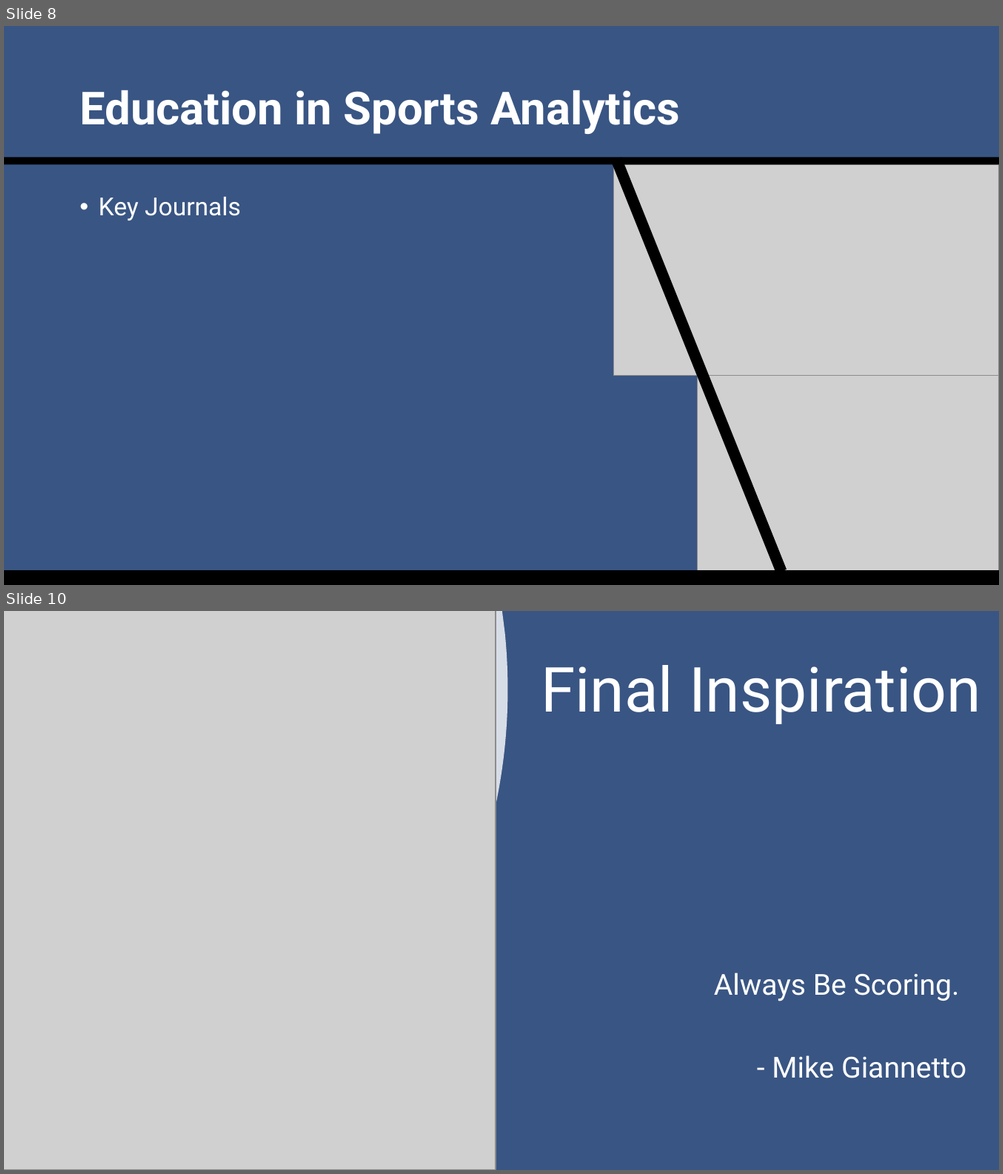
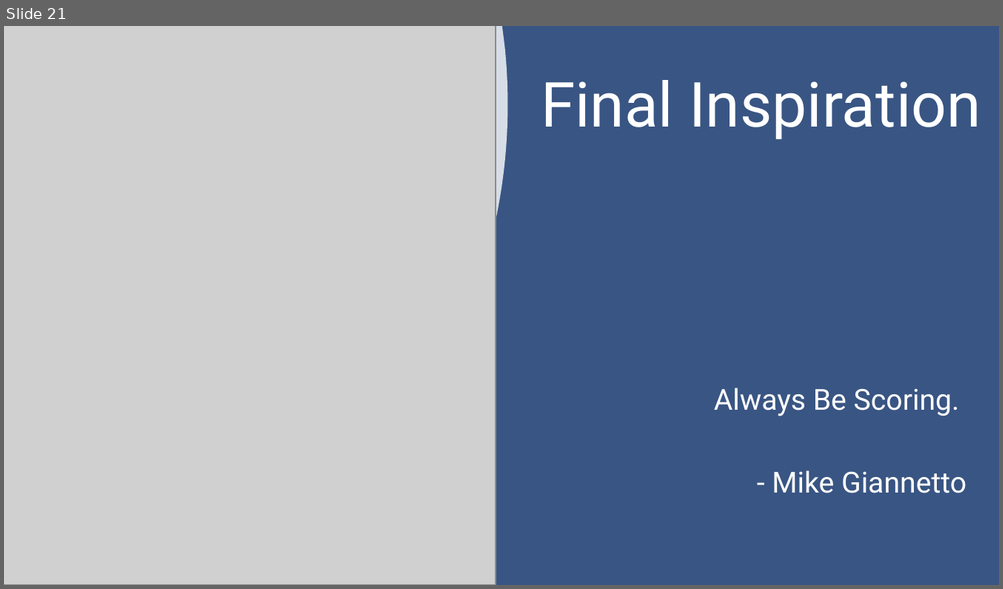
Before and after one commit to SuperMarioGiacomazzo/STOR390_WEBSITE, a slide deck: Slides/Sports Analytics 3/Sports_Analytics_3_Lecture.pptx. Shown one above the other, each under a label of ours: slides 8 and 10 before the commit, slide 21 after it; the slides between them are not shown. The pictures are 1003x1174 and 1003x589 pixels, drawn with LibreOffice and Linux fonts; fonts in the diff are those of the drawing; grey boxes stand for pictures. Boxes give left, top, right and bottom in pixels: in the first picture for what was removed or moved away, otherwise in the second. Text is boxed around its words. In the diff, an @@ line names an element or a change of style, - is before the commit and + after.

```diff
--- a/Slides/Sports Analytics 3/Sports_Analytics_3_Lecture.pptx
+++ b/Slides/Sports Analytics 3/Sports_Analytics_3_Lecture.pptx
@@ slide 8 removed at (4,26,999,585), background #395583 @@
@@ title removed at (79,90,680,134) @@
-Education in Sports Analytics
@@ rectangle removed at (4,157,999,165) @@
@@ rectangle removed at (611,157,786,574) @@
@@ picture removed at (614,165,999,376) @@
@@ text removed at (99,197,241,221) @@
-• Key Journals
@@ picture removed at (697,375,999,585) @@
@@ rectangle removed at (4,571,999,585) @@
@@ what was slide 10 is now slide 21 @@
```
Also in this commit, not shown: 5 slides changed, 14 slides added, 2 other slides removed, 3 other files.
